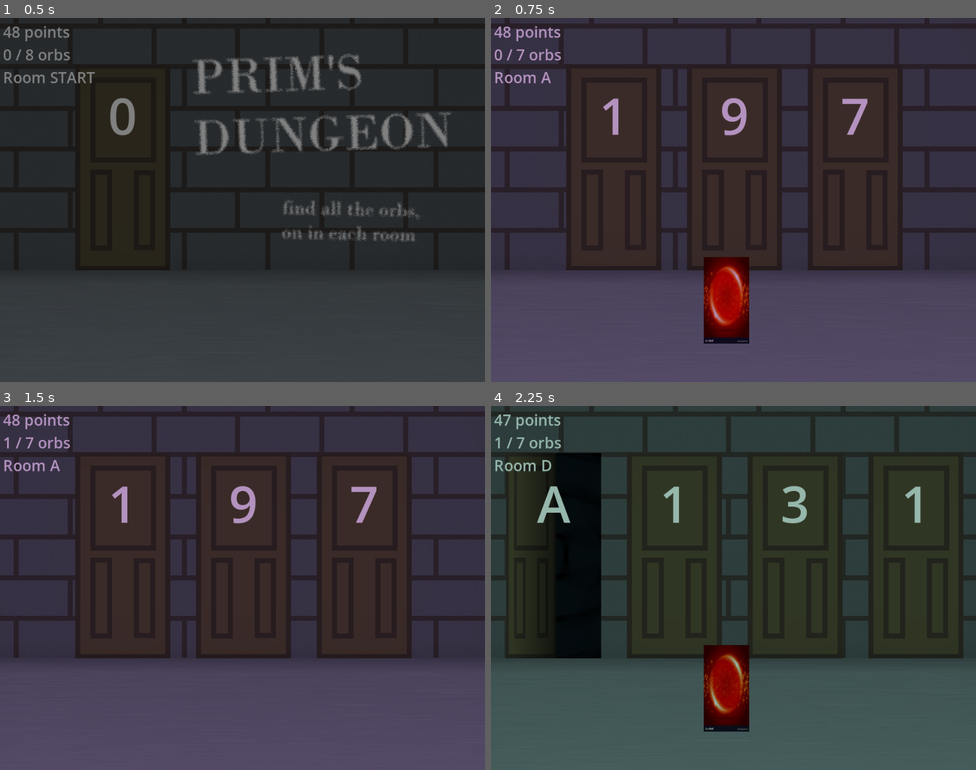
Above: before the commit, frames 1-4 (two rows, left to right).
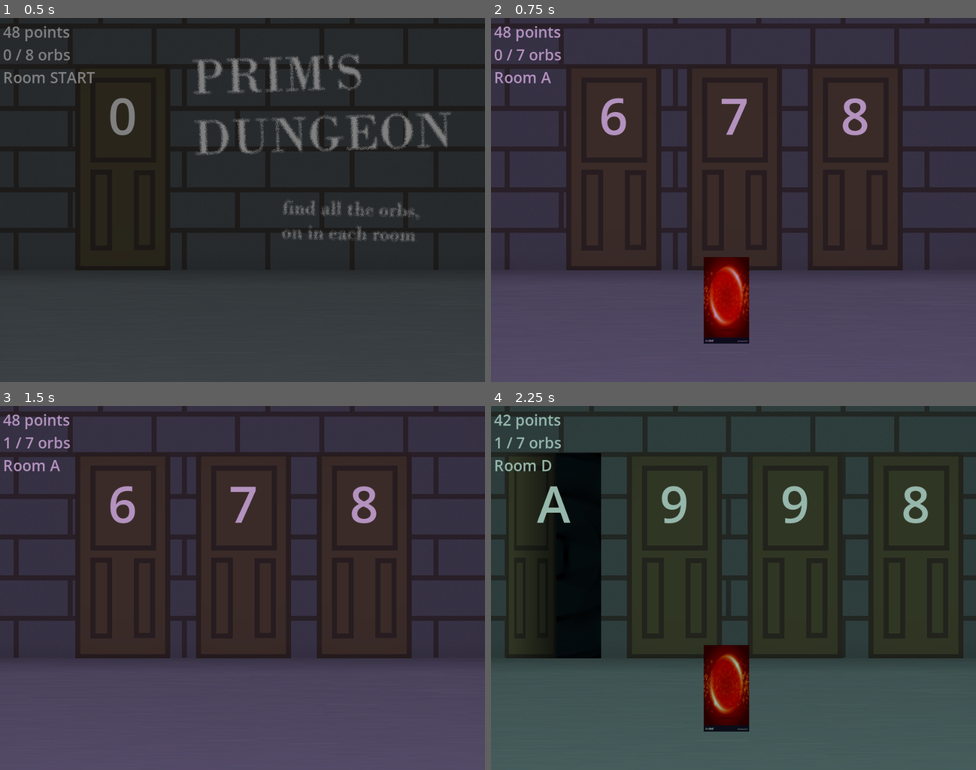
Above: after the commit, the same moments.

Repository: DasParijat/Prims-Dungeon
Game: Godot game, scene res://Game/game.tscn
The game is run twice, just before and just after one commit, with the same random seed, the same clock (stepped at 60 frames per second) and the same inputs. Before the commit the project starts from res://Game Scenes/game.tscn.
Inputs (mouse positions are in pixels of both pictures, inside the frame that each line leads up to):
- Up to frame 1 (0.5 s): no input
- Up to frame 2 (0.75 s): click "efef" at 0.5 s
- Up to frame 3 (1.5 s): click (237, 689) at 1.25 s
- Up to frame 4 (2.25 s): click "efef" at 2 s

Frame 1 is identical in both runs. In frame 2, 0.9% of the frame differs, in the area x 22-78%, y 22-33%; in frame 3, 0.9%; in frame 4, 0.8%.

Commit message:
Changed folder structure of project

Diff:
--- a/Game Scenes/door.tscn
+++ b/Door/door.tscn
@@ -1,7 +1,7 @@
 [gd_scene load_steps=5 format=3 uid="uid://bf8rl0c8yy31o"]
 
-[ext_resource type="Texture2D" uid="uid://c2g24fa0tauir" path="res://Assets/Images/EdgeDoorClosed.png" id="1_siode"]
-[ext_resource type="Script" path="res://Game Scenes/door.gd" id="1_sjux2"]
+[ext_resource type="Texture2D" uid="uid://c2g24fa0tauir" path="res://Assets/Images/Door/EdgeDoorClosed.png" id="1_siode"]
+[ext_resource type="Script" path="res://Door/door_object.gd" id="1_sjux2"]
 
 [sub_resource type="Theme" id="Theme_dx80g"]
 
--- a/Game Scenes/game.gd
+++ b/Game/game.gd
@@ -123,7 +123,7 @@
 	#print(room.letter_id)
 	for door in doors_array:
 		if door.check_rooms(room):
-			var door_scene = preload("res://Game Scenes/door.tscn").instantiate()
+			var door_scene = preload("uid://bf8rl0c8yy31o").instantiate()
 			door_scene.door = door
 			door_scene.cur_room = cur_room
 			door_container.add_child(door_scene)
--- a/Game Scenes/game.tscn
+++ b/Game/game.tscn
@@ -1,8 +1,8 @@
 [gd_scene load_steps=7 format=3 uid="uid://dktjfoar41ceu"]
 
-[ext_resource type="Texture2D" uid="uid://bxr5f1evya50u" path="res://Assets/Images/DungeonRoomBackground.png" id="1_k8ln2"]
-[ext_resource type="Script" path="res://Game Scenes/game.gd" id="1_v2p7b"]
-[ext_resource type="Texture2D" uid="uid://bgulib037v3af" path="res://Assets/Images/DungeonRoomLightOverlay.png" id="2_37ubt"]
+[ext_resource type="Texture2D" uid="uid://bxr5f1evya50u" path="res://Assets/Images/Room/DungeonRoomBackground.png" id="1_k8ln2"]
+[ext_resource type="Script" path="res://Game/game.gd" id="1_v2p7b"]
+[ext_resource type="Texture2D" uid="uid://bgulib037v3af" path="res://Assets/Images/Room/DungeonRoomLightOverlay.png" id="2_37ubt"]
 [ext_resource type="Texture2D" uid="uid://dnkhwospra37q" path="res://Assets/Images/orb.png" id="3_dfmax"]
 
 [sub_resource type="SystemFont" id="SystemFont_ho0eh"]
--- a/project.godot
+++ b/project.godot
@@ -11,7 +11,7 @@
 [application]
 
 config/name="GameJamSpring2025"
-run/main_scene="res://Game Scenes/game.tscn"
+run/main_scene="res://Game/game.tscn"
 config/features=PackedStringArray("4.3", "Forward Plus")
 config/icon="res://icon.svg"
 
@@ -25,6 +25,16 @@
 window/size/viewport_height=720
 window/stretch/mode="viewport"
 
+[file_customization]
+
+folder_colors={
+"res://Assets/": "purple",
+"res://Door/": "orange",
+"res://Game/": "yellow",
+"res://Global Scripts/": "teal",
+"res://Room/": "green"
+}
+
 [input]
 
 reset={
Renamed: Assets/Images/EdgeDoorClosed.png -> Assets/Images/Door/EdgeDoorClosed.png
Not shown, changed: Assets/Images/Door/EdgeDoorClosed.png.import
Renamed: Assets/Images/EdgeDoorOpen.png -> Assets/Images/Door/EdgeDoorOpen.png
Not shown, changed: Assets/Images/Door/EdgeDoorOpen.png.import
Renamed: Assets/Images/DungeonRoomBackground.png -> Assets/Images/Room/DungeonRoomBackground.png
Not shown, changed: Assets/Images/Room/DungeonRoomBackground.png.import
Renamed: Assets/Images/DungeonRoomLightOverlay.png -> Assets/Images/Room/DungeonRoomLightOverlay.png
Not shown, changed: Assets/Images/Room/DungeonRoomLightOverlay.png.import
Renamed: Assets/Images/DungeonRoomStart.png -> Assets/Images/Room/DungeonRoomStart.png
Not shown, changed: Assets/Images/Room/DungeonRoomStart.png.import
Renamed: Assets/Images/DungeonRoomWin.png -> Assets/Images/Room/DungeonRoomWin.png
Not shown, changed: Assets/Images/Room/DungeonRoomWin.png.import
(and 5 more such lines)
